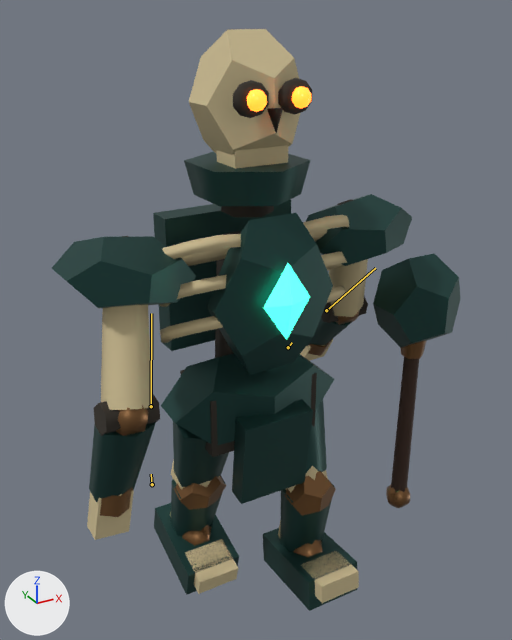
The glTF model game/assets/models/enemies/ossuary-guardian-v1/ossuary-guardian-lod1.glb as it was, and as the next commit left it.
Before and after are seen from a camera (50 mm lens) standing at (-1.15, -2.19, 2.32) and looking at (0.07, 0.03, 1.21). Lighting does not change. The marker at lower left points along +X, +Y and +Z. The picture after the commit comes second. Both versions are drawn at frame 5 of the action 'walk'; the numbers are the values there. The bones that change are drawn over the model as lines.

The first picture shows 'back_plate', 'gorget', 'left_bracer', 'left_elbow', 'left_elbow_hinge', 'left_hand', 'left_pauldron', 'left_upper_arm_bone', 'left_wrist_joint', 'mace_head', 'pelvis_armor', 'pelvis_front_plate', 'right_boot', 'right_bracer', 'right_elbow', 'right_elbow_hinge', 'right_hand', 'right_pauldron', 'right_wrist_joint', 'skull_cranium', 'sternum_plate' and 35 more.
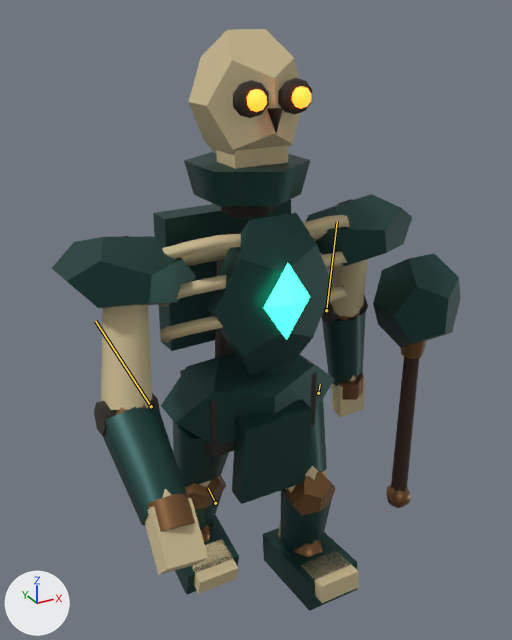
Where the change shows, as pixel boxes [x1, y1, x2, y2] in the pictures (512 x 640 px):
'left_bracer', posed: before [89, 422, 155, 502]; after [103, 407, 187, 525]
'left_hand', posed: before [87, 490, 134, 540]; after [145, 498, 208, 575]
'right_bracer', posed: before [307, 317, 353, 346]; after [322, 311, 366, 386]
'left_wrist_joint', posed: before [100, 487, 133, 517]; after [147, 493, 195, 532]
'left_elbow_hinge', posed: before [93, 393, 160, 436]; after [94, 393, 161, 436]
'right_hand', posed: before [300, 339, 333, 361]; after [332, 379, 365, 417]
'left_elbow', posed (mostly hidden afterwards): before [116, 405, 149, 436]; after [116, 404, 146, 415]
'right_wrist_joint', posed: before [308, 340, 332, 356]; after [338, 374, 364, 400]
'right_elbow_hinge', posed (7% taller): before [321, 296, 368, 323]; after [321, 295, 368, 324]
'right_elbow', posed: before [335, 311, 359, 325]; after [338, 311, 359, 321]
'left_forearm_bone', posed (not visible before): after [162, 489, 171, 498]
'right_forearm_bone', posed (not visible before): after [331, 375, 356, 387]
bone 'left_forearm', root to tip: before (151, 406) to (151, 313); after (151, 406) to (95, 321)
bone 'left_wrist', root to tip: before (152, 484) to (151, 474); after (215, 503) to (208, 488)
bone 'right_forearm', root to tip: before (326, 310) to (375, 268); after (326, 310) to (337, 221)
bone 'right_wrist', root to tip: before (288, 347) to (292, 342); after (318, 393) to (320, 384)

Edits to the bpy script that builds the scene:
```text
Change bone_left_forearm:
    where bone_left_forearm = bpy.data.objects['ossuary_guardian_lod1'].pose.bones['left_forearm']  # child of 'left_upper_arm'
    bone_left_forearm.rotation_quaternion: (0.942, 0.33, -0.019, 0.054) -> (0.942, -0.33, 0.019, 0.054)  # degrees (38, -4, 5) -> degrees (-38, 4, 5)
Change bone_left_wrist:
    where bone_left_wrist = bpy.data.objects['ossuary_guardian_lod1'].pose.bones['left_wrist']  # child of 'left_forearm'
    bone_left_wrist.rotation_quaternion: (0.994, -0.109, -0.002, -0.014) -> (0.994, 0.109, 0.002, -0.014)  # degrees (-12, 0, -2) -> degrees (12, 0, -2)
Change bone_right_forearm:
    where bone_right_forearm = bpy.data.objects['ossuary_guardian_lod1'].pose.bones['right_forearm']  # child of 'right_upper_arm'
    bone_right_forearm.rotation_quaternion: (0.978, 0.198, 0.011, -0.056) -> (0.978, -0.198, -0.011, -0.056)  # degrees (23, 3, -6) -> degrees (-23, -3, -6)
Change bone_right_wrist:
    where bone_right_wrist = bpy.data.objects['ossuary_guardian_lod1'].pose.bones['right_wrist']  # child of 'right_forearm'
    bone_right_wrist.rotation_quaternion: (0.997, -0.07, 0.001, 0.014) -> (0.997, 0.07, -0.001, 0.014)  # degrees (-8, 0, 2) -> degrees (8, 0, 2)
```
